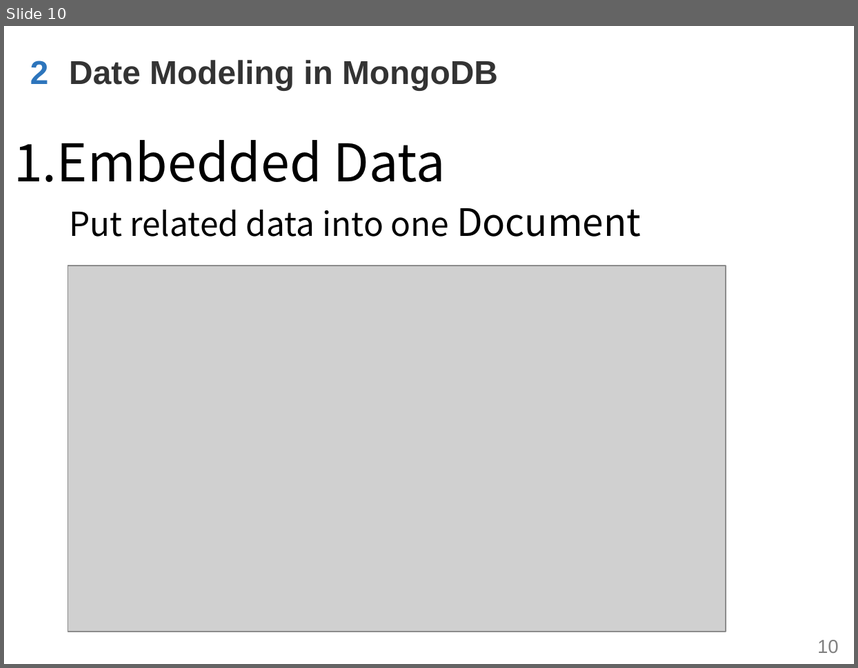
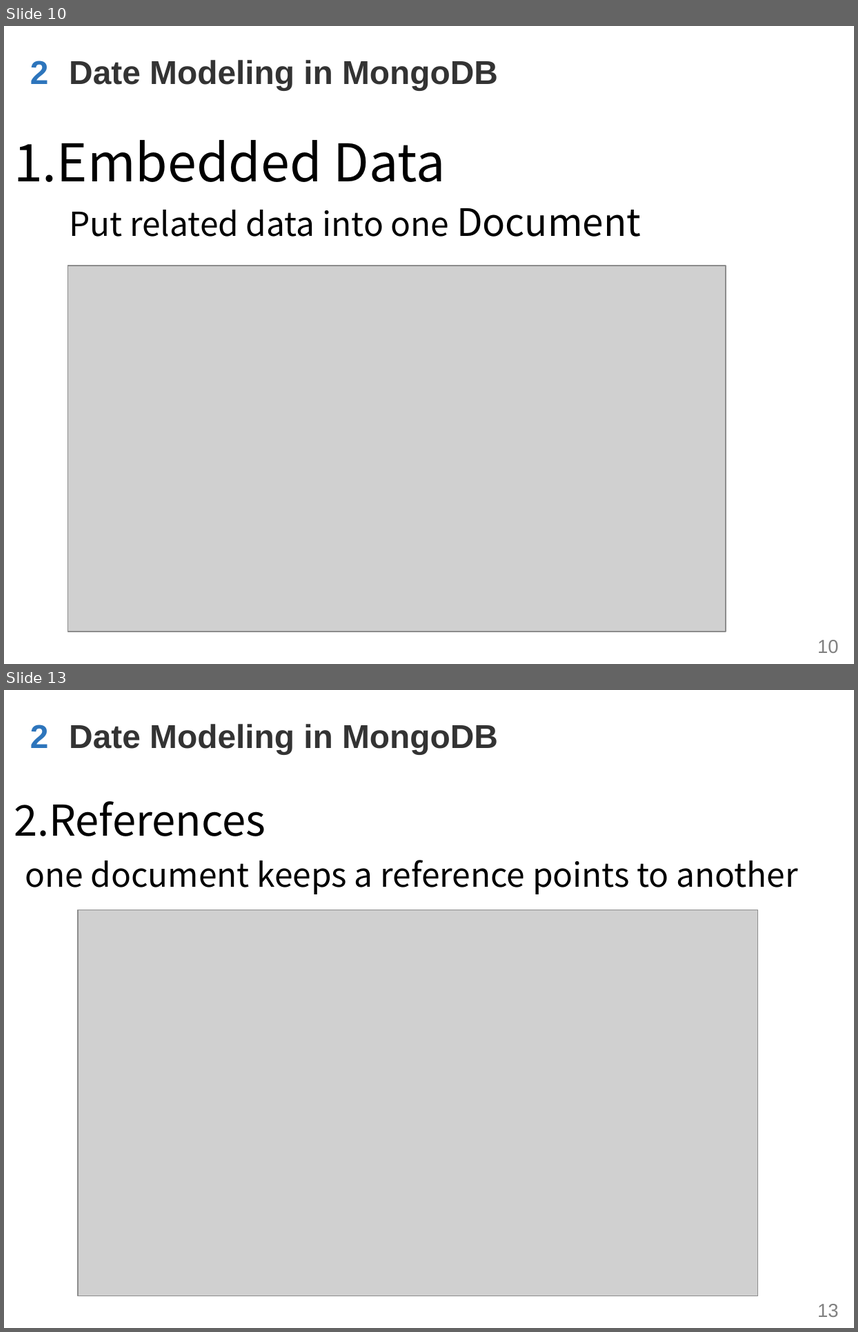
Before and after one commit to WenhaoXu/full-stack-web-course, a slide deck: db/mongodb/2017/materials/MongoDB_CH4_Modeling.pptx. Shown one above the other, each under a label of ours: slide 10 before the commit, slides 10 and 13 after it; the slides between them are not shown. The pictures are 858x668 and 858x1332 pixels, drawn with LibreOffice and Linux fonts; fonts in the diff are those of the drawing; grey boxes stand for pictures; background and template pictures are left out. Boxes give left, top, right and bottom in pixels: in the first picture for what was removed or moved away, otherwise in the second. Text is boxed around its words. In the diff, an @@ line names an element or a change of style, - is before the commit and + after.

Commit message:
[db] Finish CH4 modeling ppt

```diff
--- a/db/mongodb/2017/materials/MongoDB_CH4_Modeling.pptx
+++ b/db/mongodb/2017/materials/MongoDB_CH4_Modeling.pptx
@@ slide 13 added at (4, 690, 854, 1328), background #FFFFFF; not listed: 1 template element that a slide beside it also shows @@
@@ text added at (30, 724, 49, 748), 28 pt, text #2D75BC, bold @@
+2
@@ text added at (69, 724, 498, 754), 28 pt, text #333333, bold @@
+Date Modeling in MongoDB
@@ text added at (14, 801, 266, 836), 36 pt, text #000000 @@
+2.References
@@ text added at (25, 860, 798, 894), 28 pt, text #000000 @@
+one document keeps a reference points to another
@@ picture added at (78, 910, 758, 1296) @@
```
Also in this commit, not shown: 1 slide changed, 13 other slides added.
